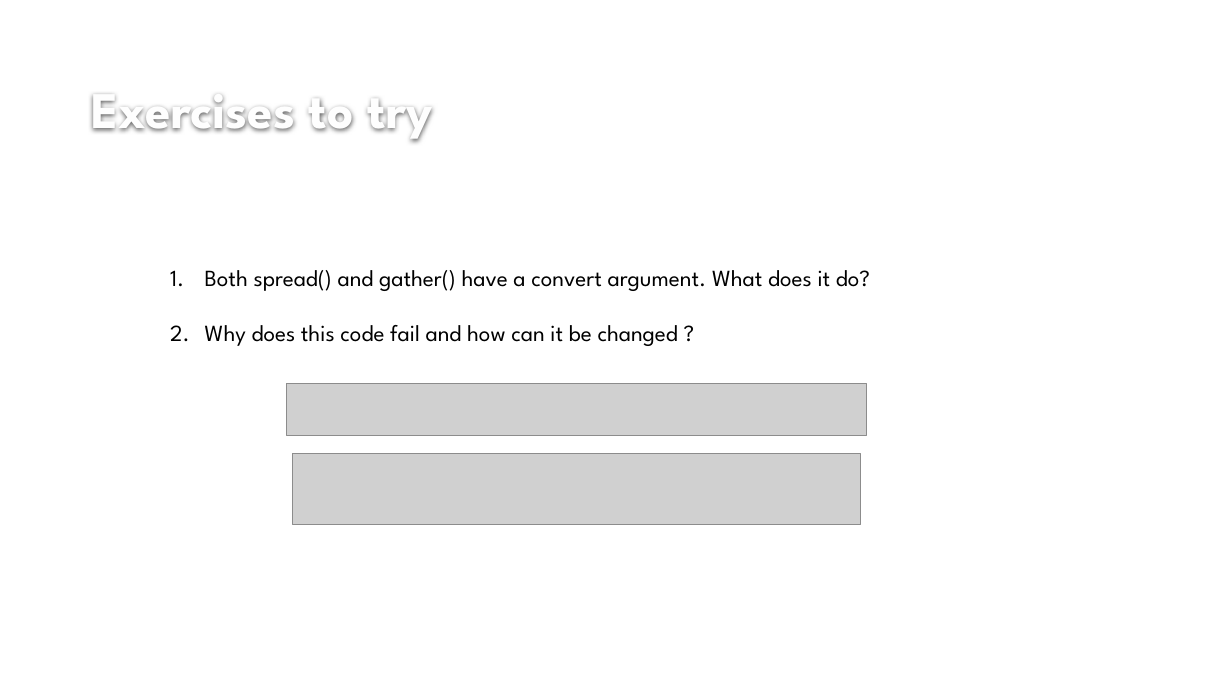
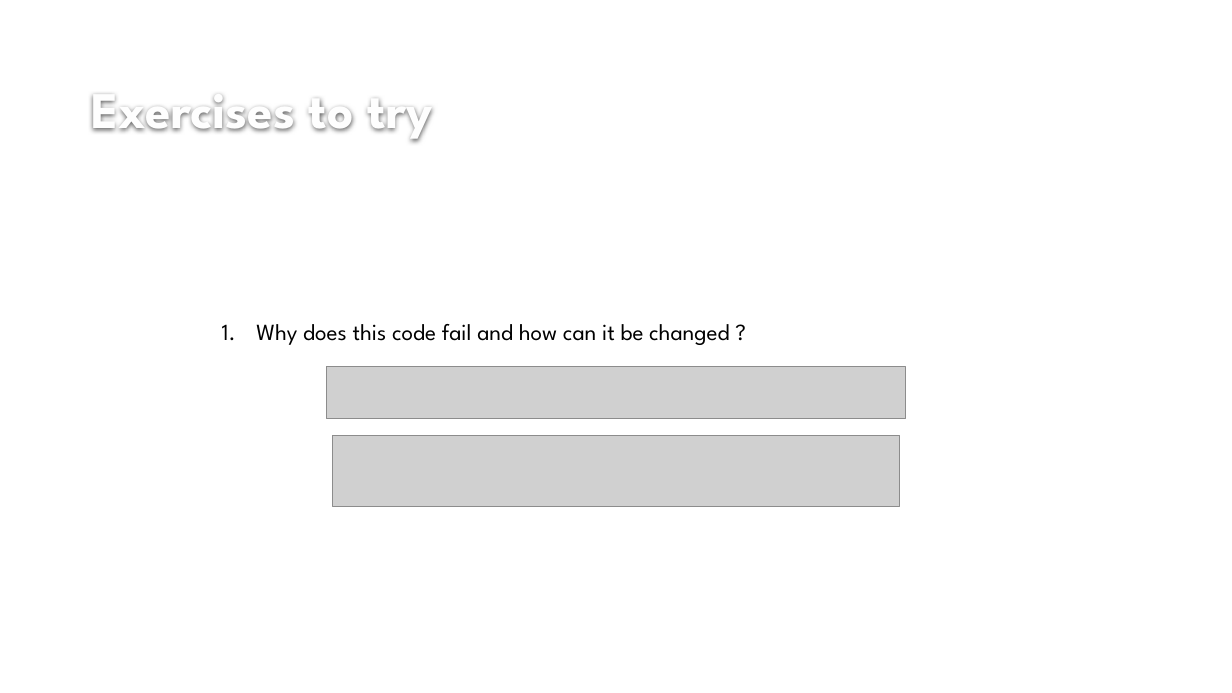
Before and after one commit to izzixcoatxs/Into_the_Tidyverse, a slide deck: slide 33 of sessions/session_four/izzie_session_four_a&b_presentation.pptx (slide 30 before the commit). Drawn at 1232x693 pixels with LibreOffice and Linux fonts; fonts in the diff are those of the drawing; grey boxes stand for pictures; background and template pictures are left out. Boxes give left, top, right and bottom in pixels: in the first picture for what was removed or moved away, otherwise in the second. Text is boxed around its words. In the diff, an @@ line names an element or a change of style, - is before the commit and + after.

Commit message:
fix typos

```diff
--- a/sessions/session_four/izzie_session_four_a&b_presentation.pptx
+++ b/sessions/session_four/izzie_session_four_a&b_presentation.pptx
@@ text at (x1=205, y1=270, x2=870, y2=291): paragraph removed @@
-1. Both spread() and gather() have a convert argument. What does it do?
@@ text "Why does this code fail ..." moved from (x1=205, y1=270, x2=870, y2=346) to (x1=256, y1=324, x2=729, y2=345) @@
@@ picture moved from (x1=287, y1=384, x2=866, y2=435) to (x1=326, y1=367, x2=906, y2=419) @@
@@ picture moved from (x1=293, y1=454, x2=861, y2=525) to (x1=332, y1=435, x2=900, y2=506) @@
```
Also in this commit, not shown: 12 other slides changed, 8 slides added, 2 slides removed.
